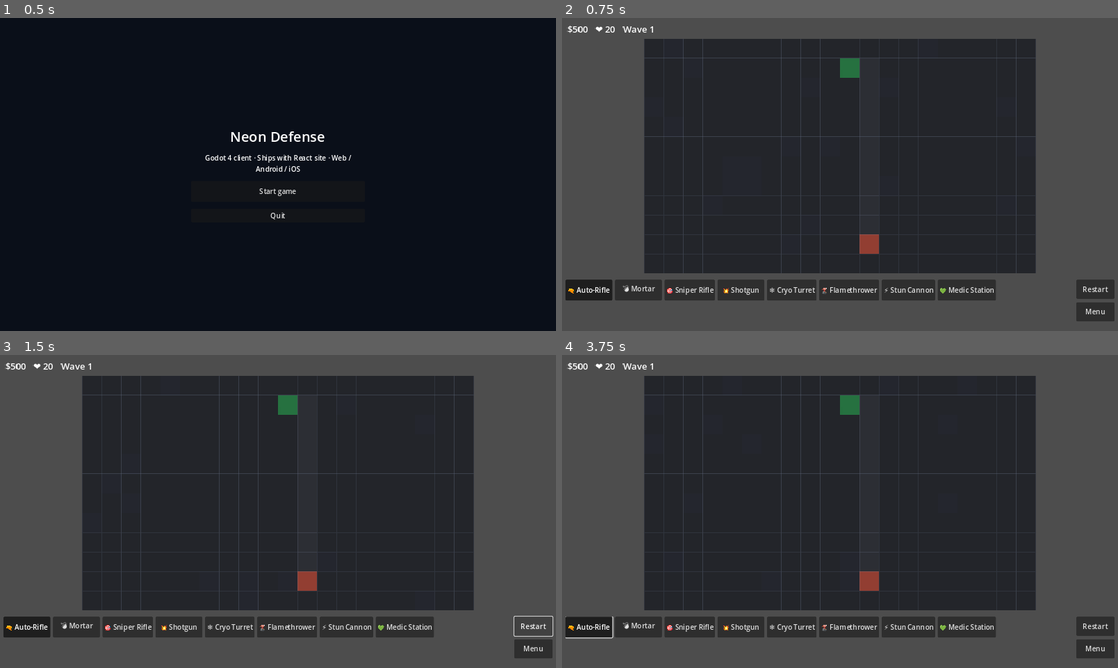
Above: before the commit, frames 1-4 (two rows, left to right).
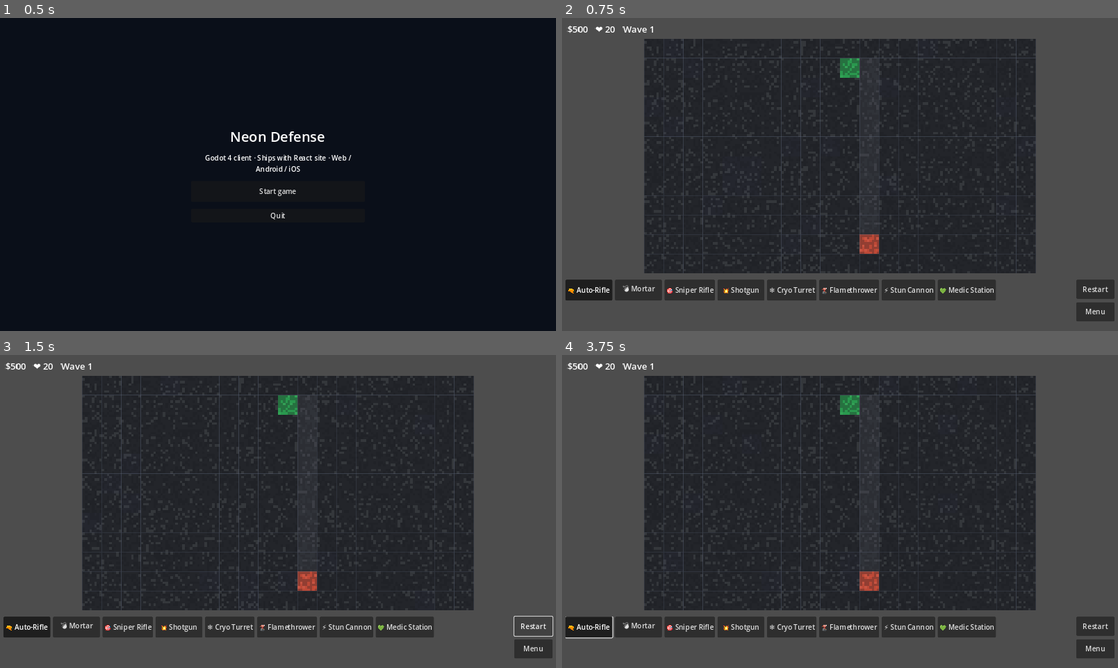
Above: after the commit, the same moments.

Repository: sixgjack/my-tower-defense
Game: Godot game, scene res://scenes/main/main.tscn
Two runs of this game, one before a commit and one after it. Both use one fixed random seed, a clock stepped at 60 frames per second and the inputs below.
Inputs:
- Up to frame 1 (0.5 s): no input
- Up to frame 2 (0.75 s): click "Start game" at 0.5 s
- Up to frame 3 (1.5 s): click "Restart" at 1.25 s
- Up to frame 4 (3.75 s): click "Restart" at 2 s; click "Restart" at 2.75 s; click "🔫 Auto-Rifle" at 3.5 s

Frame 1 is identical in both runs. In frame 2, 0.2% of the frame differs, in the area x 50-57%, y 12-76%; in frame 3, 0.2%; in frame 4, 0.2%.
Error before the commit: Invalid call. Nonexistent 'String' constructor. (res://scripts/game/world_board.gd:116)

Commit message:
feat(pixel-art): full manual pixel tile shading and projectile beam rasterization
Co-authored-by: Cursor <cursoragent@cursor.com>

Diff:
--- a/godot/scripts/game/world_board.gd
+++ b/godot/scripts/game/world_board.gd
@@ -4,16 +4,14 @@
 
 var _session: NeonSession
 var _camera: Camera2D
-var _tower_tex: Dictionary = {} # key -> Array[Texture2D]
-var _enemy_tex: Dictionary = {} # key -> Array[Texture2D]
 
 const SPRITE_PX: int = 16
+const TILE_PX_STEP: int = 6
 
 
 func bind_session(session: NeonSession) -> void:
 	_session = session
 	_ensure_camera()
-	_build_sprite_cache()
 
 
 func _ensure_camera() -> void:
@@ -72,7 +70,7 @@
 				fill = Color(0.95, 0.35, 0.25, 0.55)
 			elif cell == GameConstants.CELL_OBSTACLE:
 				fill = theme.get("obstacle", Color(0.3, 0.3, 0.35))
-			draw_rect(rect, fill)
+			_draw_pixel_cell(rect, fill, r, c)
 			draw_rect(rect, grid_line, false, 1.0)
 
 	for t in _session.towers:
@@ -101,7 +99,7 @@
 	for ft in _session.float_texts:
 		var fr: int = int(ft["r"])
 		var fc: int = int(ft["c"])
-		var pos2 := Vector2(fc * cs + 4, fr * cs + 14)
+		var pos2 := Vector2(round(fc * cs + 4), round(fr * cs + 14))
 		draw_string(fnt, pos2, String(ft.get("text", "")), HORIZONTAL_ALIGNMENT_LEFT, -1, 12, ft.get("color", Color.WHITE))
 
 
@@ -112,114 +110,26 @@
 	return Color.GRAY
 
 
-func _enemy_key(e: Dictionary) -> String:
-	return "%s|%s" % [
-		String(e.get("name", "Enemy")),
-		String(e.get("is_boss", false)),
-	]
-
-
-func _build_sprite_cache() -> void:
-	_tower_tex.clear()
-	_enemy_tex.clear()
-	var tdefs: Dictionary = TowerCatalog.towers()
-	for key in tdefs.keys():
-		var data: Dictionary = tdefs[key]
-		var base_col: Color = data.get("color", Color.GRAY)
-		_tower_tex[String(key)] = _make_tower_frames(String(key), base_col)
-	var enemies: Array[Dictionary] = EnemyCatalog.all_types()
-	for e in enemies:
-		_enemy_tex[_enemy_key(e)] = _make_enemy_frames(
-			String(e.get("name", "Enemy")),
-			Color.from_string(String(e.get("color", "#ffffff")), Color.WHITE),
-			bool(e.get("is_boss", false))
-		)
-
-
-func _make_tower_frames(key: String, base: Color) -> Array:
-	var frames: Array = []
-	for frame_i in range(2):
-		var img := Image.create(SPRITE_PX, SPRITE_PX, false, Image.FORMAT_RGBA8)
-		img.fill(Color(0, 0, 0, 0))
-		var dark := base.darkened(0.45)
-		var light := base.lightened(0.3 + 0.08 * frame_i)
-		_fill_rect(img, Rect2i(3, 3, 10, 10), dark)
-		_fill_rect(img, Rect2i(4, 4, 8, 8), base)
-		_fill_rect(img, Rect2i(6, 6, 4, 4), light)
-		# Barrel / emitter style per tower type.
-		if key.find("SNIPER") >= 0:
-			_fill_rect(img, Rect2i(10, 5, 5, 2), Color(0.95, 0.3, 0.3))
-		elif key.find("CANNON") >= 0:
-			_fill_rect(img, Rect2i(9, 5, 4, 4), Color(0.15, 0.16, 0.2))
-		elif key.find("SHOTGUN") >= 0:
-			_fill_rect(img, Rect2i(10, 5, 3, 3), Color(0.95, 0.55, 0.1))
-		elif key.find("FREEZE") >= 0:
-			_fill_rect(img, Rect2i(10, 5, 4, 2), Color(0.5, 0.85, 1.0))
-		elif key.find("BURN") >= 0:
-			_fill_rect(img, Rect2i(10, 4, 4, 4), Color(1.0, 0.38, 0.15))
-		elif key.find("STUN") >= 0:
-			_fill_rect(img, Rect2i(10, 5, 4, 2), Color(1.0, 0.9, 0.2))
-		elif key.find("HEAL") >= 0:
-			_fill_rect(img, Rect2i(7, 5, 2, 6), Color(0.2, 1.0, 0.6))
-			_fill_rect(img, Rect2i(5, 7, 6, 2), Color(0.2, 1.0, 0.6))
-		else:
-			_fill_rect(img, Rect2i(10, 5, 4, 2), Color(1.0, 0.8, 0.2))
-		frames.append(ImageTexture.create_from_image(img))
-	return frames
-
-
-func _make_enemy_frames(name: String, base: Color, is_boss: bool) -> Array:
-	var frames: Array = []
-	var family: String = _enemy_family(name)
-	for frame_i in range(3):
-		var img := Image.create(SPRITE_PX, SPRITE_PX, false, Image.FORMAT_RGBA8)
-		img.fill(Color(0, 0, 0, 0))
-		var dark := base.darkened(0.5)
-		var light := base.lightened(0.2 + 0.05 * frame_i)
-		var y_bob: int = 0 if frame_i == 1 else 1
-		_fill_rect(img, Rect2i(4, 4 + y_bob, 8, 8), dark)
-		_fill_rect(img, Rect2i(5, 5 + y_bob, 6, 6), base)
-		_fill_rect(img, Rect2i(6, 6 + y_bob, 4, 2), light)
-		_fill_rect(img, Rect2i(6, 8 + y_bob, 1, 1), Color.BLACK)
-		_fill_rect(img, Rect2i(9, 8 + y_bob, 1, 1), Color.BLACK)
-		_fill_rect(img, Rect2i(7, 10 + y_bob, 2, 1), Color(0.98, 0.85, 0.85, 0.9))
-		_add_enemy_family_features(img, family, frame_i)
-		if is_boss:
-			_fill_rect(img, Rect2i(3, 3, 2, 2), Color(1.0, 0.25, 0.2))
-			_fill_rect(img, Rect2i(11, 3, 2, 2), Color(1.0, 0.25, 0.2))
-			_fill_rect(img, Rect2i(4, 12, 8, 2), Color(0.2, 0.2, 0.25, 0.9))
-		frames.append(ImageTexture.create_from_image(img))
-	return frames
-
-
-func _enemy_family(name: String) -> String:
-	var n := name.to_lower()
-	if n.contains("virus") or n.contains("trojan") or n.contains("worm"):
-		return "cyber"
-	if n.contains("drone") or n.contains("glitch") or n.contains("titan"):
-		return "robot"
-	return "bug"
-
-
-func _add_enemy_family_features(img: Image, family: String, frame_i: int) -> void:
-	if family == "bug":
-		_fill_rect(img, Rect2i(3, 7, 2, 1), Color(0.2, 0.2, 0.22))
-		_fill_rect(img, Rect2i(11, 7, 2, 1), Color(0.2, 0.2, 0.22))
-		_fill_rect(img, Rect2i(2 + frame_i, 11, 2, 1), Color(0.15, 0.15, 0.18))
-	elif family == "robot":
-		_fill_rect(img, Rect2i(6, 3, 4, 1), Color(0.65, 0.88, 1.0))
-		_fill_rect(img, Rect2i(4, 12, 8, 1), Color(0.25, 0.25, 0.35))
-	else:
-		_fill_rect(img, Rect2i(4, 4, 1, 1), Color(0.35, 1.0, 0.55))
-		_fill_rect(img, Rect2i(11, 4, 1, 1), Color(0.35, 1.0, 0.55))
-		_fill_rect(img, Rect2i(7, 12, 2, 1), Color(0.35, 1.0, 0.55))
-
-
-func _pick_frame(frames: Array, tick: int) -> Texture2D:
-	if frames.is_empty():
-		return null
-	var idx: int = abs(tick) % frames.size()
-	return frames[idx] as Texture2D
+func _pixel_hash(r: int, c: int, salt: int = 0) -> int:
+	var n: int = r * 92821 + c * 68917 + salt * 1013
+	n = (n << 13) ^ n
+	return abs((n * (n * n * 15731 + 789221) + 1376312589) & 0x7fffffff)
+
+
+func _draw_pixel_cell(rect: Rect2, base: Color, r: int, c: int) -> void:
+	draw_rect(rect, base)
+	var step: float = float(TILE_PX_STEP)
+	var cols: int = maxi(1, int(floor(rect.size.x / step)))
+	var rows: int = maxi(1, int(floor(rect.size.y / step)))
+	for yy in range(rows):
+		for xx in range(cols):
+			var h: int = _pixel_hash(r * 17 + yy, c * 23 + xx, 3) % 100
+			if h < 33:
+				var shade := base.darkened(0.08)
+				draw_rect(Rect2(rect.position + Vector2(xx * step, yy * step), Vector2(step + 0.1, step + 0.1)), shade)
+			elif h > 88:
+				var hi := base.lightened(0.08)
+				draw_rect(Rect2(rect.position + Vector2(xx * step, yy * step), Vector2(step + 0.1, step + 0.1)), hi)
 
 
 func _draw_tower_accent(rect3: Rect2, key: String, anim_tick: int) -> void:
@@ -259,21 +169,22 @@
 	var pos: Vector2 = start.lerp(target, t)
 
 	if style == "sniper":
-		draw_line(start, target, Color(1.0, 0.35, 0.35, 0.65), 2.0)
-		draw_circle(target, 2.5, Color(1.0, 0.8, 0.8, 0.85))
+		_draw_pixel_beam(start, target, Color(1.0, 0.35, 0.35, 0.75), 2.0)
+		draw_rect(Rect2(target - Vector2(2, 2), Vector2(4, 4)), Color(1.0, 0.8, 0.8, 0.85))
 	elif style == "lightning":
 		var wiggle := 2.0 + 1.4 * sin(float(anim_tick) * 1.1)
 		var mid := (start + target) * 0.5 + Vector2(wiggle, -wiggle)
-		draw_polyline(PackedVector2Array([start, mid, target]), Color(1.0, 0.92, 0.35, 0.95), 2.2)
+		_draw_pixel_beam(start, mid, Color(1.0, 0.92, 0.35, 0.95), 2.0)
+		_draw_pixel_beam(mid, target, Color(1.0, 0.92, 0.35, 0.95), 2.0)
 	elif style == "fire":
-		draw_circle(pos, 4.5, Color(1.0, 0.42, 0.2, 0.9))
-		draw_circle(pos + Vector2(1, -1), 2.5, Color(1.0, 0.78, 0.35, 0.9))
+		draw_rect(Rect2(pos - Vector2(3, 3), Vector2(6, 6)), Color(1.0, 0.42, 0.2, 0.9))
+		draw_rect(Rect2(pos - Vector2(2, 2), Vector2(4, 4)), Color(1.0, 0.78, 0.35, 0.9))
 	elif style == "ice":
 		draw_rect(Rect2(pos - Vector2(3, 3), Vector2(6, 6)), Color(0.55, 0.9, 1.0, 0.95))
 	elif style == "shotgun":
-		draw_circle(pos, 3.2, Color(1.0, 0.7, 0.2, 0.85))
+		draw_rect(Rect2(pos - Vector2(2.5, 2.5), Vector2(5, 5)), Color(1.0, 0.7, 0.2, 0.85))
 	else:
-		draw_circle(pos, 3.8, col)
+		draw_rect(Rect2(pos - Vector2(3, 3), Vector2(6, 6)), col)
 
 
 func _draw_pixel_tower(rect3: Rect2, key: String, tick: int) -> void:
@@ -365,7 +276,22 @@
 			if ch == "." or not palette.has(ch):
 				continue
 			var col: Color = palette[ch]
-			draw_rect(Rect2(rect.position + Vector2(px * x, py * y), Vector2(px + 0.25, py + 0.25)), col)
+			var pos := rect.position + Vector2(floor(px * x), floor(py * y))
+			var size := Vector2(ceil(px), ceil(py))
+			draw_rect(Rect2(pos, size), col)
+
+
+func _draw_pixel_beam(a: Vector2, b: Vector2, col: Color, thickness: float) -> void:
+	var dir: Vector2 = b - a
+	var len: float = dir.length()
+	if len <= 0.001:
+		return
+	var step: float = 3.0
+	var n: int = int(ceil(len / step))
+	for i in range(n + 1):
+		var t: float = float(i) / maxf(1.0, float(n))
+		var p: Vector2 = a.lerp(b, t)
+		draw_rect(Rect2(Vector2(floor(p.x), floor(p.y)), Vector2(thickness, thickness)), col)
 
 
 func _draw_neon_asphalt_ground(map_rect: Rect2, cs: int, anim_tick: int) -> void:
